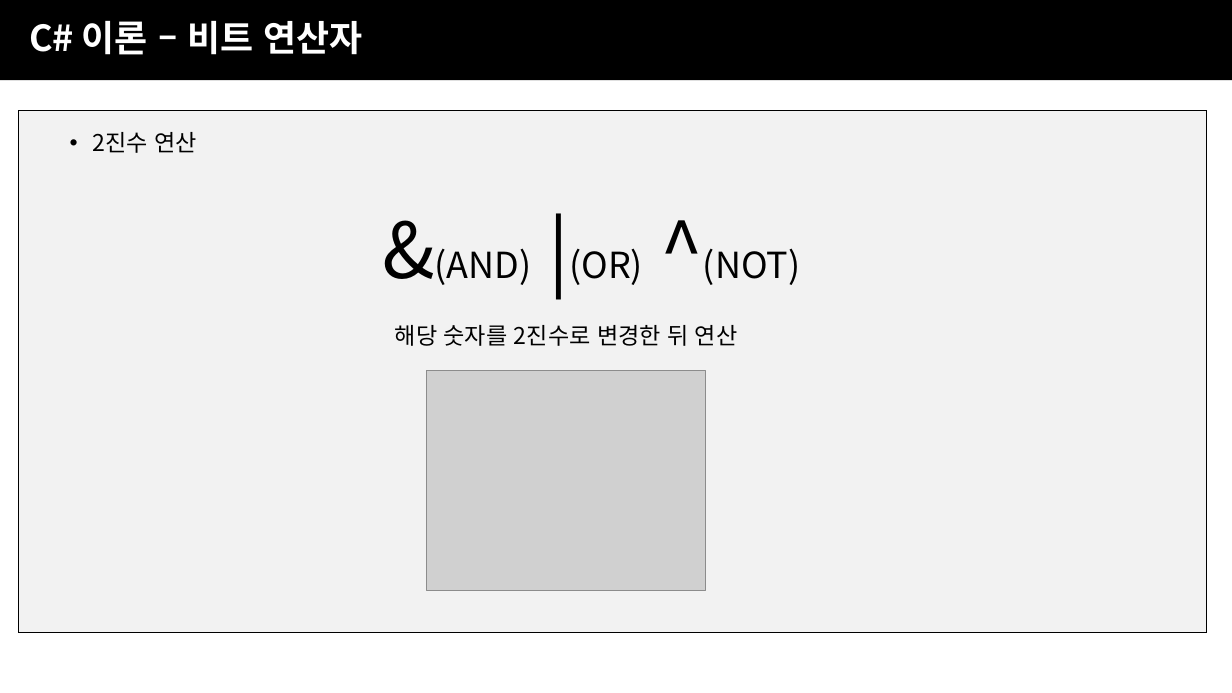
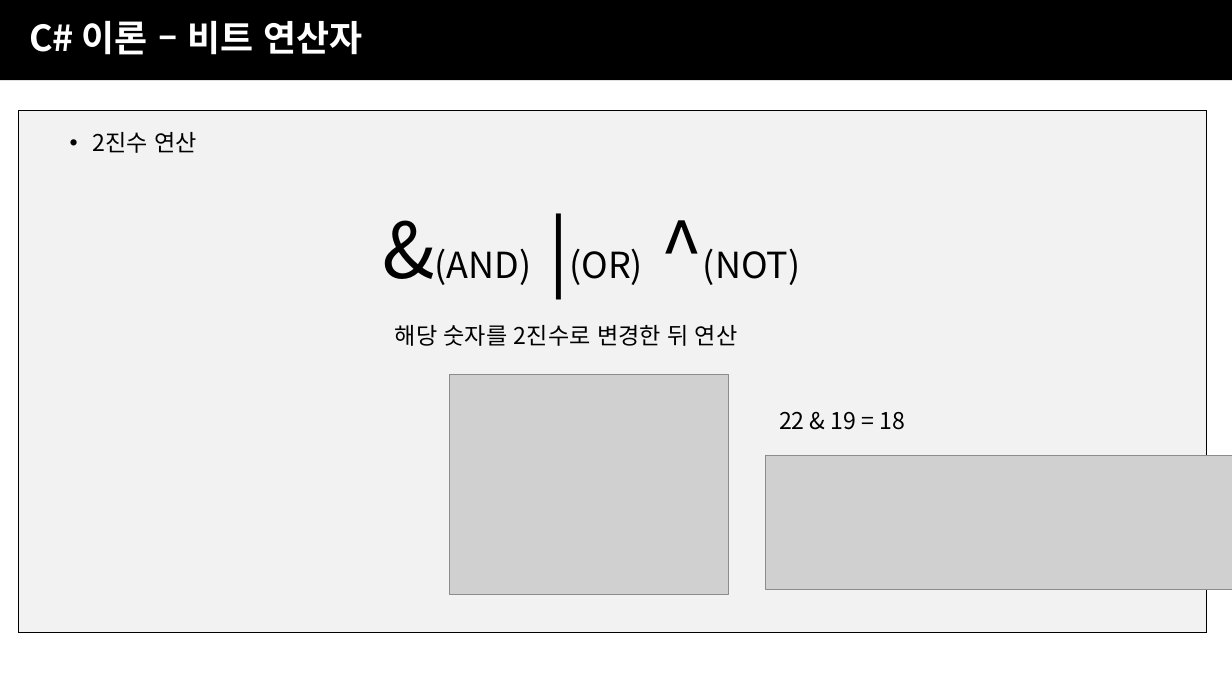
Before and after one commit to JJaery/SBSGameAcademy3, a slide deck: slide 29 of 2주차/SBS게임아카데미_UNITY주말4개월_2주차.pptx (slide 21 before the commit). Drawn at 1232x693 pixels with LibreOffice and Linux fonts; fonts in the diff are those of the drawing; grey boxes stand for pictures; background and template pictures are left out. Boxes give left, top, right and bottom in pixels: in the first picture for what was removed or moved away, otherwise in the second. Text is boxed around its words. In the diff, an @@ line names an element or a change of style, - is before the commit and + after.

```diff
--- a/2주차/SBS게임아카데미_UNITY주말4개월_2주차.pptx
+++ b/2주차/SBS게임아카데미_UNITY주말4개월_2주차.pptx
@@ picture: place and size @@
-picture at (426, 371, 706, 591)
+picture at (449, 374, 729, 594)
@@ text added at (779, 411, 906, 430), 18 pt, text #000000 @@
+22 & 19 = 18
@@ picture added at (766, 456, 1232, 590) @@
```
Also in this commit, not shown: 18 other slides changed, 9 slides added.
